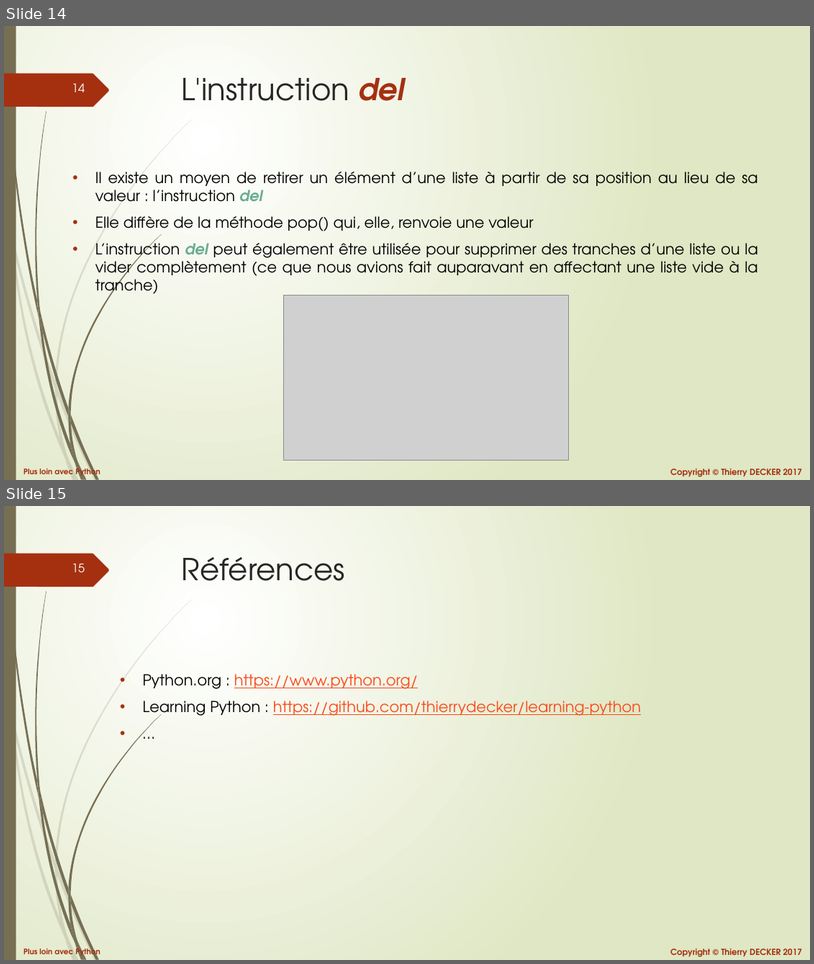
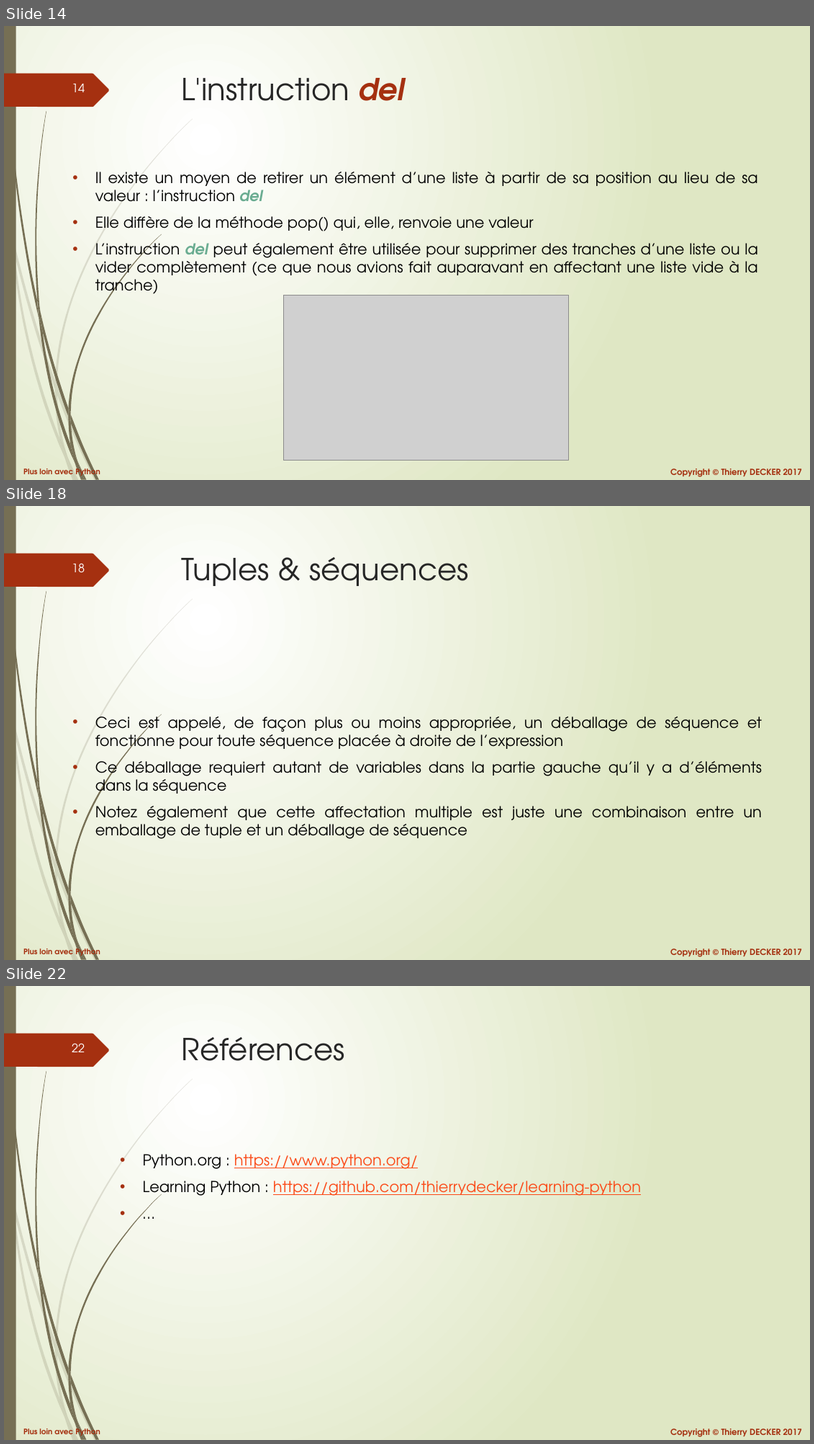
Before and after one commit to VikmanTheRacoon/learning-python, a slide deck: documentations/python-102.pptx. Shown one above the other, each under a label of ours: slides 14 and 15 before the commit, slides 14, 18 and 22 after it; the slides between them are not shown. The pictures are 814x964 and 814x1444 pixels, drawn with LibreOffice and Linux fonts; fonts in the diff are those of the drawing; grey boxes stand for pictures. Boxes give left, top, right and bottom in pixels: in the first picture for what was removed or moved away, otherwise in the second. Text is boxed around its words. In the diff, an @@ line names an element or a change of style, - is before the commit and + after.

```diff
--- a/documentations/python-102.pptx
+++ b/documentations/python-102.pptx
@@ slide 18 added at bbox=[4, 506, 810, 960], background gradient #FFFFFF to #DFE8C4; not listed: 27 template elements that a slide beside it also shows @@
@@ title added at bbox=[182, 557, 469, 586], 36 pt, text #262626 @@
+Tuples & séquences
@@ text added at bbox=[95, 716, 762, 839], 18 pt, text #000000 @@
+• Ceci est appelé, de façon plus ou moins appropriée, un déballage de séquence et fonctionne pour toute séquence placée à droite de l’expression
+• Ce déballage requiert autant de variables dans la partie gauche qu’il y a d’éléments dans la séquence
+• Notez également que cette affectation multiple est juste une combinaison entre un emballage de tuple et un déballage de séquence
@@ what was slide 15 is now slide 22 @@
@@ page number at bbox=[72, 1043, 85, 1052]: text changed @@
-15
+22
```
Also in this commit, not shown: 6 other slides added, 1 other file.
